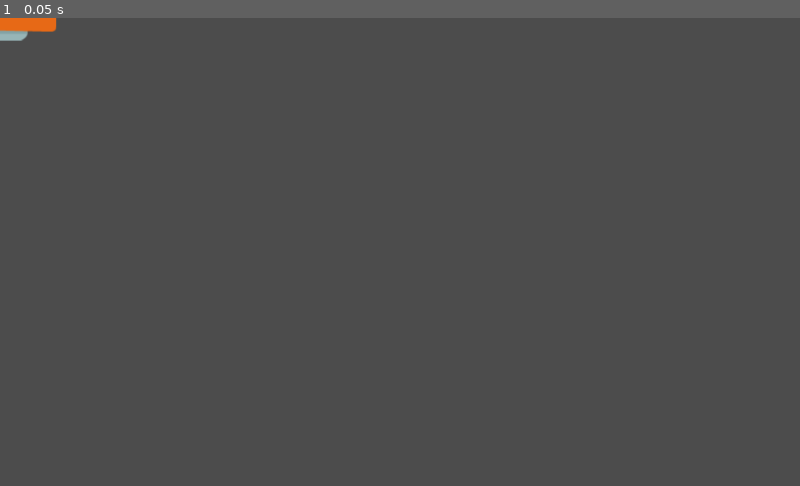
Above: before the commit, frame 1.
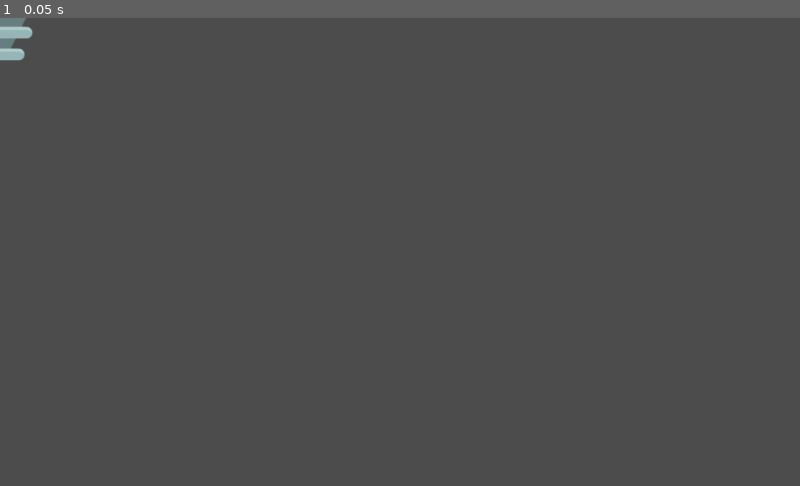
Above: after the commit, the same moment.

Repository: KennedyMungai/SimplePlatformer
Game: Godot game, scene res://Scenes/JumpPad.tscn
The game is run twice, just before and just after one commit, with the same random seed, the same clock (stepped at 60 frames per second) and the same inputs. This scene is started directly instead of the project's main scene.
Inputs:
- Up to frame 1 (0.05 s): no input

The runs differ from the first frame. In frame 1, 0.3% of the frame differs, in the area x 0-8%, y 0-10%.

Commit message:
Halved the speed of the boost animation

Diff:
--- a/Scenes/JumpPad.tscn
+++ b/Scenes/JumpPad.tscn
@@ -10,7 +10,7 @@
 "frames": [ ExtResource( 1 ), ExtResource( 4 ) ],
 "loop": true,
 "name": "boost",
-"speed": 5.0
+"speed": 2.5
 }, {
 "frames": [ ExtResource( 2 ), ExtResource( 1 ) ],
 "loop": true,
@@ -27,6 +27,7 @@
 [node name="AnimatedSprite" type="AnimatedSprite" parent="."]
 frames = SubResource( 1 )
 animation = "boost"
+frame = 1
 
 [node name="CollisionShape2D" type="CollisionShape2D" parent="."]
 position = Vector2( 1.5, 1 )
